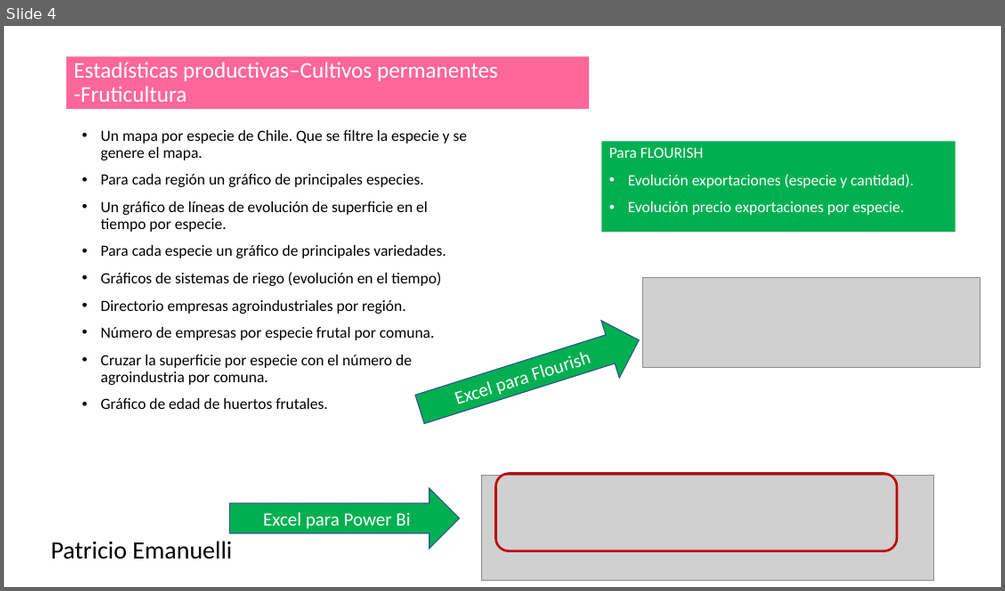
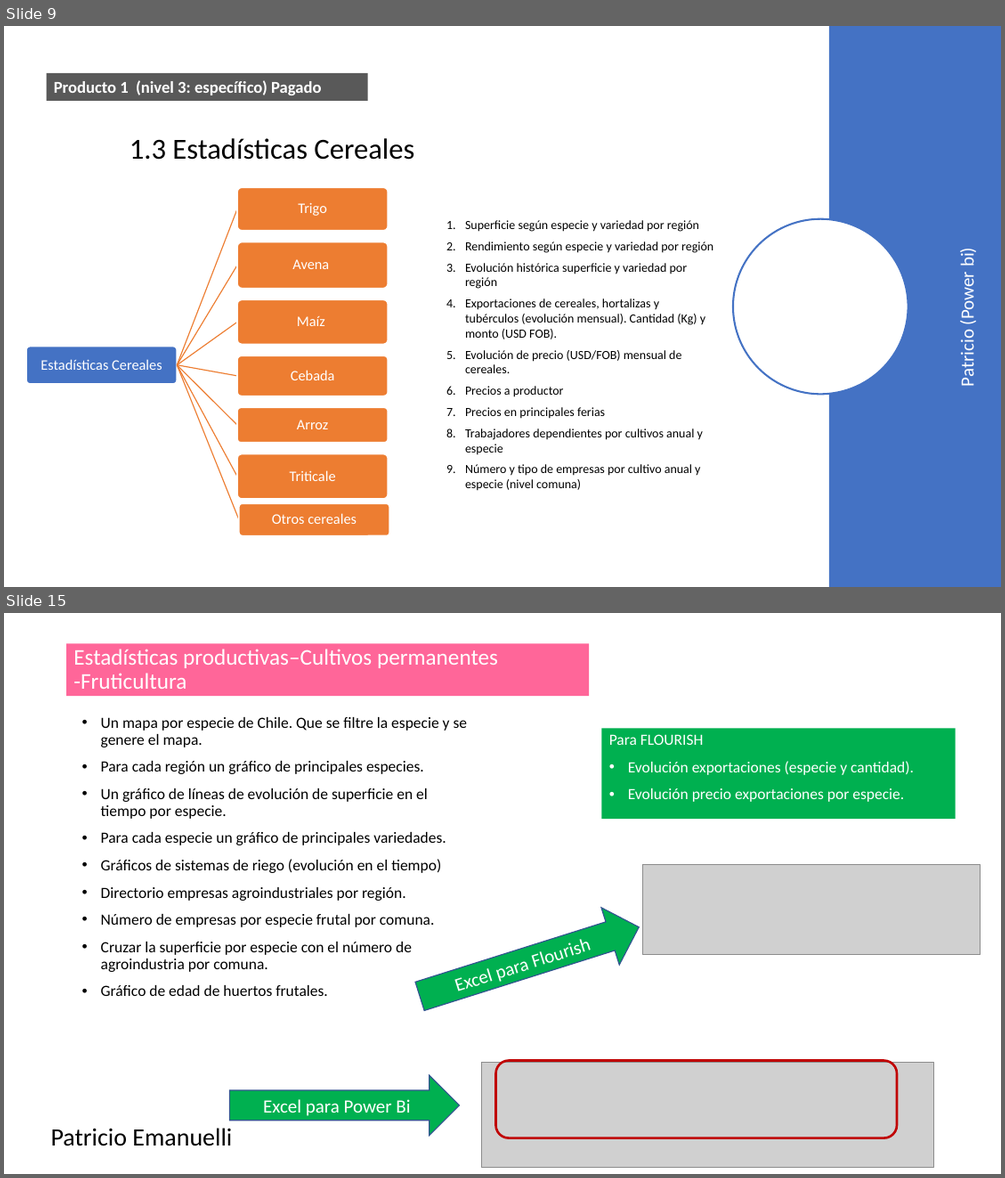
Before and after one commit to Sud-Austral/DATA-AGRO, a slide deck: Repositorio Agricultura/Para power bi/Chile/Agricola/Power Bi (variables a mostrar).pptx. Shown one above the other, each under a label of ours: slide 4 before the commit, slides 9 and 15 after it; the slides between them are not shown. The pictures are 1005x591 and 1005x1178 pixels, drawn with LibreOffice and Linux fonts; fonts in the diff are those of the drawing; grey boxes stand for pictures. Boxes give left, top, right and bottom in pixels: in the first picture for what was removed or moved away, otherwise in the second. Text is boxed around its words. In the diff, an @@ line names an element or a change of style, - is before the commit and + after.

```diff
--- a/Repositorio Agricultura/Para power bi/Chile/Agricola/Power Bi (variables a mostrar).pptx
+++ b/Repositorio Agricultura/Para power bi/Chile/Agricola/Power Bi (variables a mostrar).pptx
@@ slide 9 added at bbox=[4, 26, 1001, 587], background #FFFFFF @@
@@ rectangle added at bbox=[829, 26, 1001, 587], fill #4472C4 @@
@@ rectangle added at bbox=[47, 73, 368, 101], fill #595959, 16 pt, text #FFFFFF, bold @@
+Producto 1 (nivel 3: específico) Pagado
@@ title added at bbox=[129, 138, 414, 160], 28 pt, text #000000 @@
+1.3 Estadísticas Cereales
@@ text added at bbox=[465, 220, 713, 491], 12 pt, text #000000 @@
+1. Superficie según especie y variedad por región
+2. Rendimiento según especie y variedad por región
+3. Evolución histórica superficie y variedad por región
+4. Exportaciones de cereales, hortalizas y tubérculos (evolución mensual). Cantidad (Kg) y monto (USD FOB).
+5. Evolución de precio (USD/FOB) mensual de cereales.
+6. Precios a productor
+7. Precios en principales ferias
+8. Trabajadores dependientes por cultivos anual y especie
+9. Número y tipo de empresas por cultivo anual y especie (nivel comuna)
@@ ellipse added at bbox=[733, 219, 908, 394], fill #FFFFFF, outline #4472C4 1.75 pt @@
@@ text added at bbox=[955, 249, 979, 385], 18 pt, text #FFFFFF @@
+Patricio (Power bi)
@@ group added at bbox=[26, 187, 390, 535]: 8 rounded rectangles, 8 texts, 7 freeform shapes @@
+Estadísticas Cereales
+Trigo
+Avena
+Maíz
+Cebada
+Arroz
+Triticale
+Otros cereales
@@ what was slide 4 is now slide 15 @@
```
Also in this commit, not shown: 3 slides changed, 10 other slides added, 32 other files.
